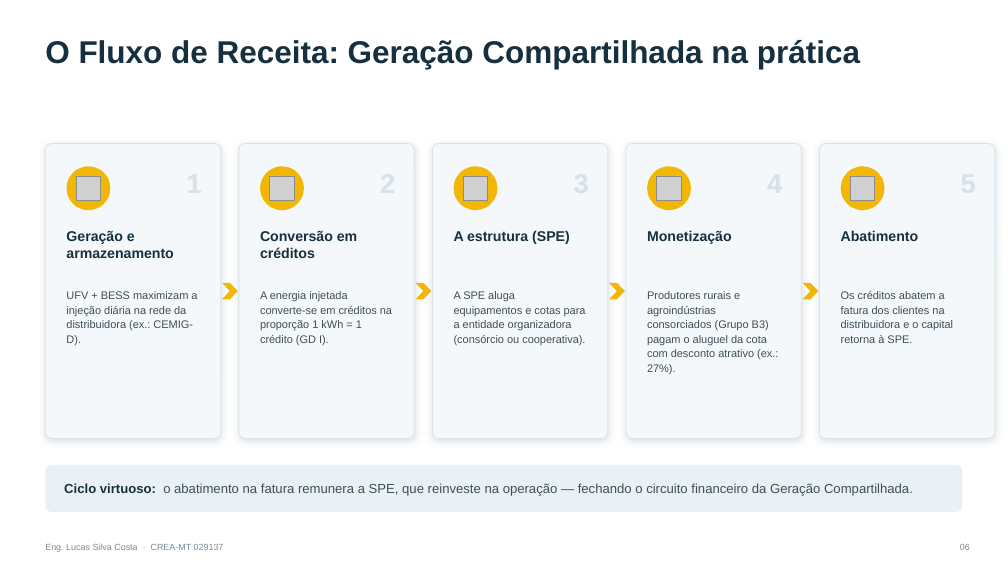
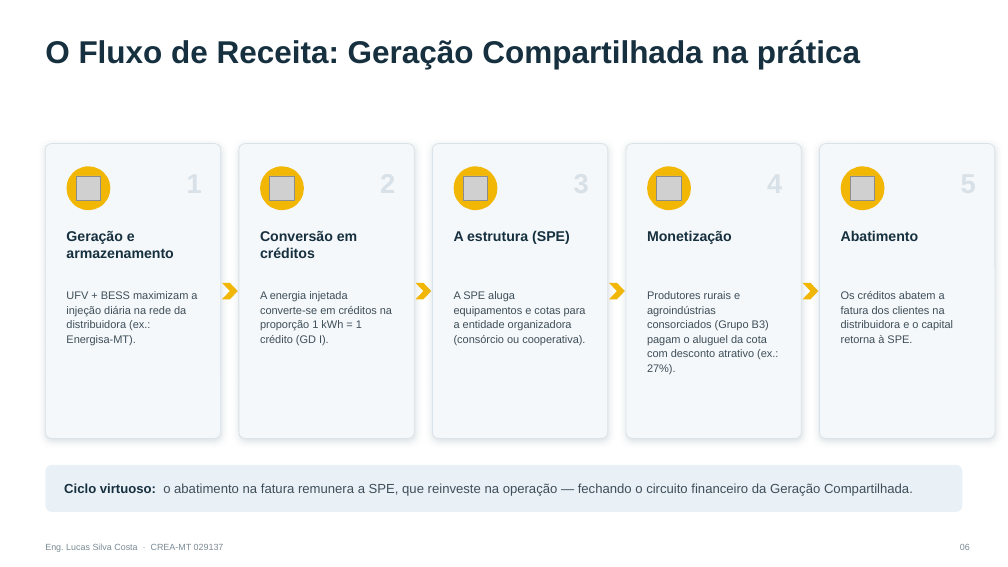
Before and after one commit to Lucas200988/sonare-crm, a slide deck: slide 6 of apresentacoes/BESS_Brasil_Lucas_Silva_Costa.pptx. Drawn at 1008x567 pixels with LibreOffice and Linux fonts; fonts in the diff are those of the drawing; grey boxes stand for pictures. Boxes give left, top, right and bottom in pixels: in the first picture for what was removed or moved away, otherwise in the second. Text is boxed around its words. In the diff, an @@ line names an element or a change of style, - is before the commit and + after.

```diff
--- a/apresentacoes/BESS_Brasil_Lucas_Silva_Costa.pptx
+++ b/apresentacoes/BESS_Brasil_Lucas_Silva_Costa.pptx
@@ text at (66,291,197,345): text changed @@
-UFV + BESS maximizam a injeção diária na rede da distribuidora (ex.: CEMIG-D).
+UFV + BESS maximizam a injeção diária na rede da distribuidora (ex.: Energisa-MT).
```
Also in this commit, not shown: 2 other slides changed.
